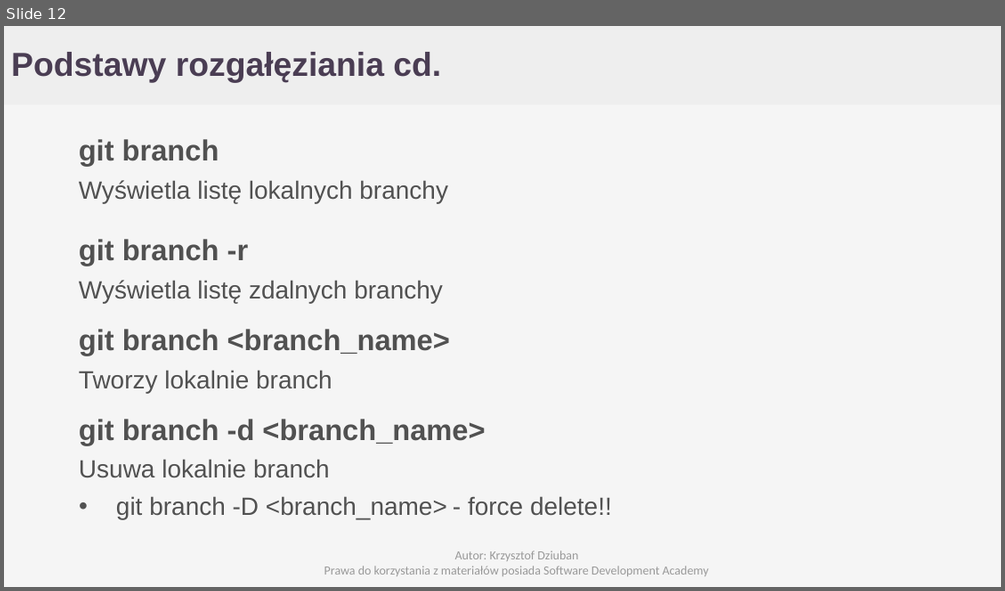
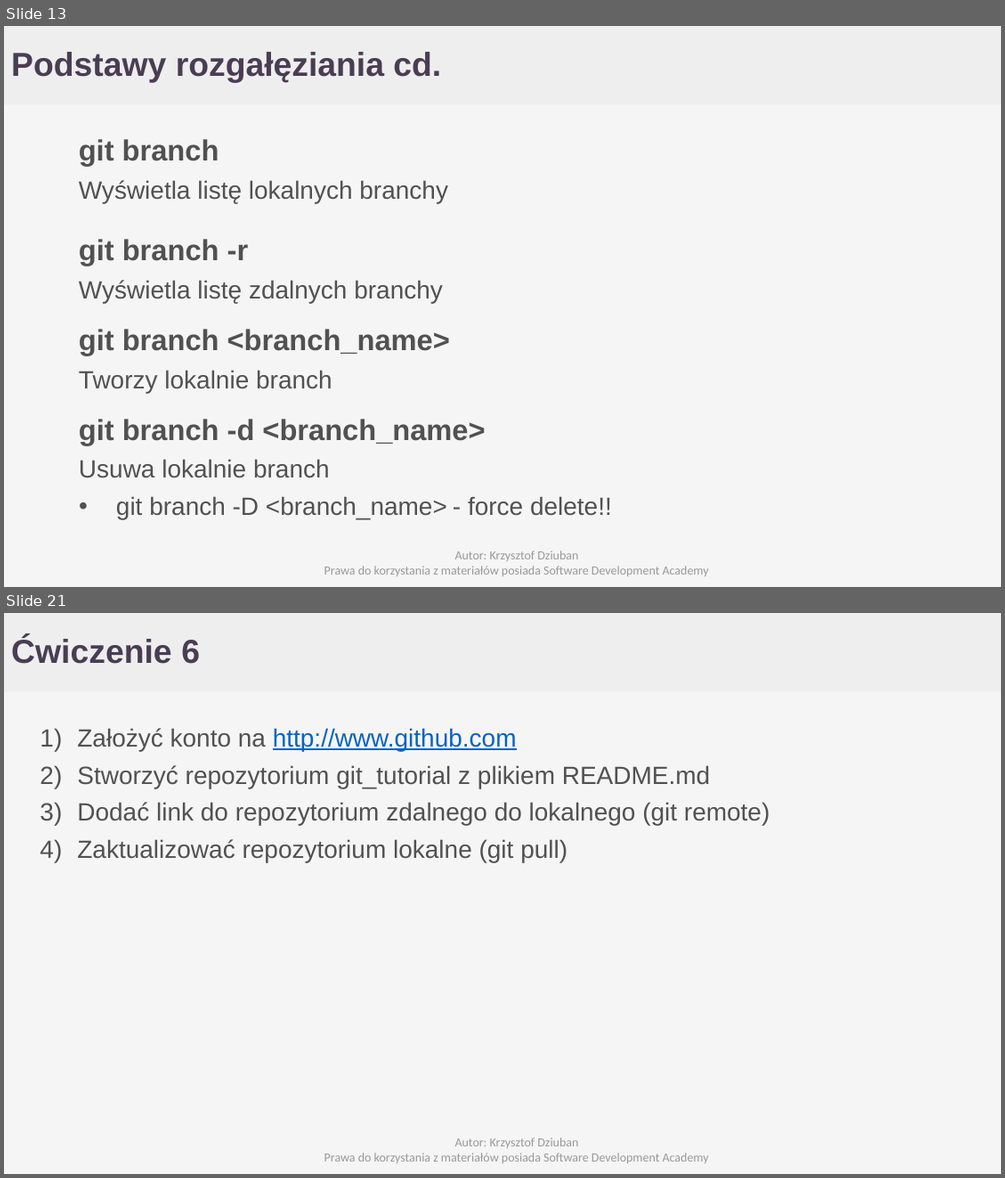
Before and after one commit to Cristopherus/Git_tutorial, a slide deck: GIT.pptx. Shown one above the other, each under a label of ours: slide 12 before the commit, slides 13 and 21 after it; the slides between them are not shown. The pictures are 1005x591 and 1005x1178 pixels, drawn with LibreOffice and Linux fonts; fonts in the diff are those of the drawing; background and template pictures are left out. Boxes give left, top, right and bottom in pixels: in the first picture for what was removed or moved away, otherwise in the second. Text is boxed around its words. In the diff, an @@ line names an element or a change of style, - is before the commit and + after.

```diff
--- a/GIT.pptx
+++ b/GIT.pptx
@@ slide 21 added at bbox=[4, 613, 1001, 1174], background #F5F5F5; not listed: 1 template element that a slide beside it also shows @@
@@ text added at bbox=[11, 637, 200, 664], 32 pt, text #4A3D53, bold @@
+Ćwiczenie 6
@@ text added at bbox=[77, 728, 769, 863], 24 pt, text #515151 @@
+1) Założyć konto na http://www.github.com
+2) Stworzyć repozytorium git_tutorial z plikiem README.md
+3) Dodać link do repozytorium zdalnego do lokalnego (git remote)
+4) Zaktualizować repozytorium lokalne (git pull)
@@ text added at bbox=[324, 1137, 709, 1163], 12 pt, text #999999 @@
+Autor: Krzysztof Dziuban
+Prawa do korzystania z materiałów posiada Software Development Academy
@@ what was slide 12 is now slide 13 @@
```
Also in this commit, not shown: 5 slides changed, 5 other slides added.
